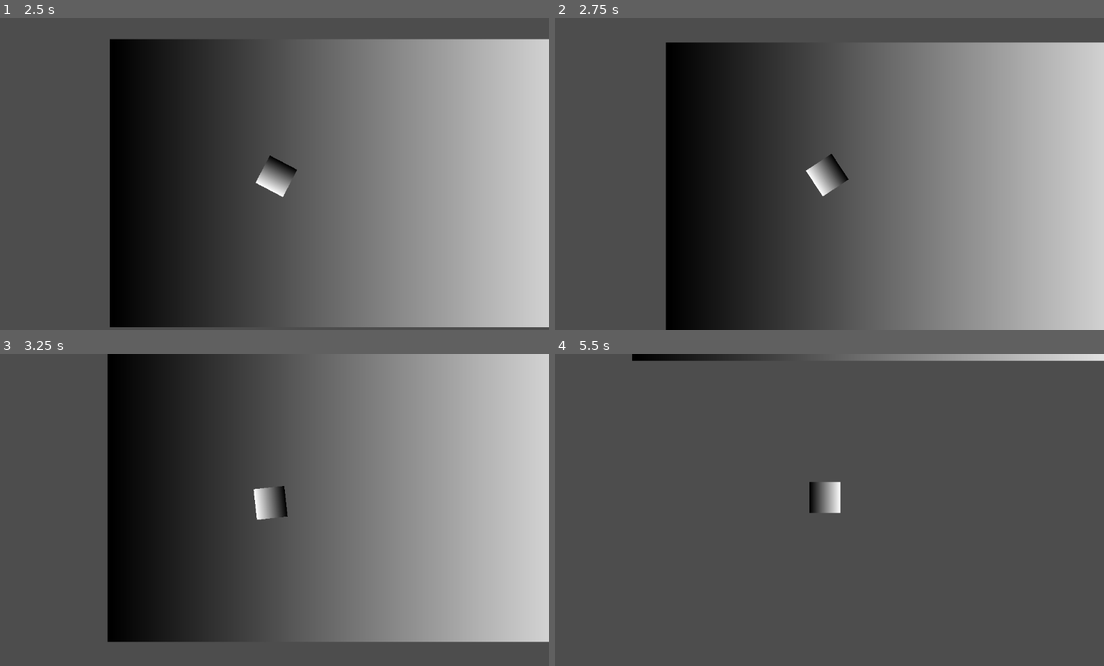
Above: before the commit, frames 1-4 (two rows, left to right).
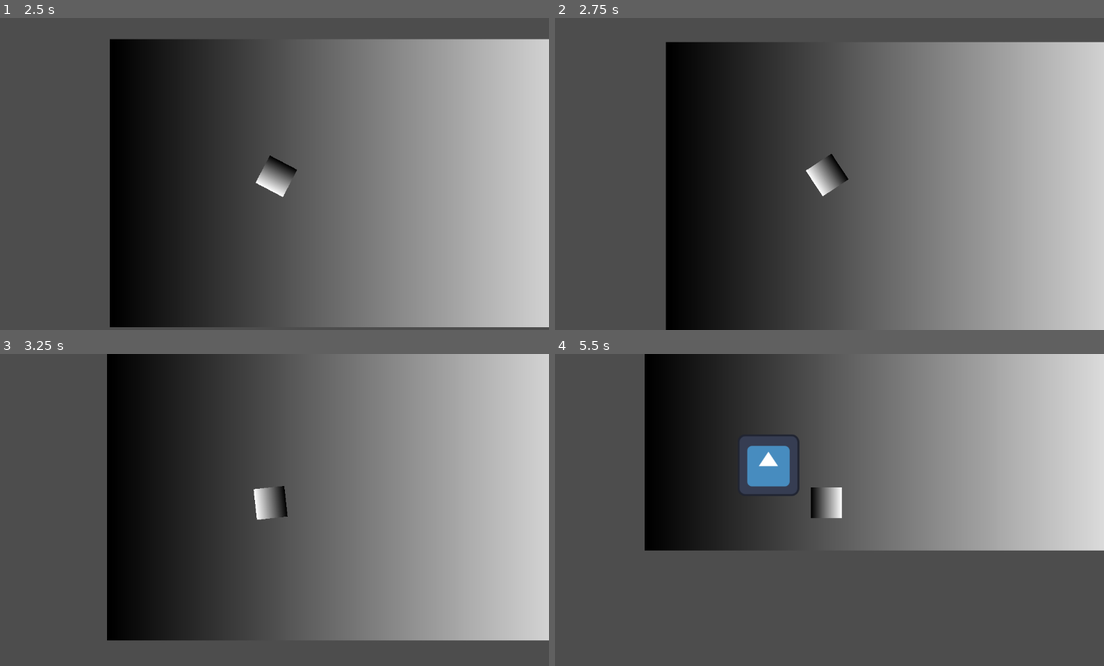
Above: after the commit, the same moments.

Repository: appellatebaton0/milkyway-1
Game: Godot game, scene res://scenes/main.tscn
Two runs of this game, one before a commit and one after it. Both use one fixed random seed, a clock stepped at 60 frames per second and the inputs below. The engine's default icon, where the game draws it, is replaced by a stand-in: a white triangle on a blue panel in a dark square.
Inputs:
- Up to frame 1 (2.5 s): tap Enter at 0.5 s; hold D (right) 0.53-1.28 s; hold S (down) 1.28-2.03 s; hold D (right) from 2.03 s (still down)
- Up to frame 2 (2.75 s): keep holding D (right)
- Up to frame 3 (3.25 s): release D (right) at 2.78 s; hold W (up) from 2.78 s (still down)
- Up to frame 4 (5.5 s): release W (up) at 3.53 s; hold A (left) 3.53-5.03 s; hold S (down) from 5.03 s (still down)

Frame 1 is identical in both runs. In frame 2, less than 0.1% of the frame differs, in the area x 45-100%, y 7-58%; in frame 3, 0.4%; in frame 4, 41%, in the area x 14-100%, y 0-64%.

Commit message:
H4.8 - Spawners!
- SpawnerBits are, as far as I can tell, fully functional! That did not take nearly as long as I worried it would.
- Next, I need to get AreaBits so I can make things you can pick up by colliding with.

Diff:
--- /dev/null
+++ b/scenes/enemy.tscn
@@ -0,0 +1,10 @@
+[gd_scene load_steps=3 format=3 uid="uid://chtyhmq2k76yo"]
+
+[ext_resource type="Script" uid="uid://cvqf1hrebc04p" path="res://scripts/bot.gd" id="1_md0e3"]
+[ext_resource type="Texture2D" uid="uid://b8upwo8oqabtb" path="res://icon.svg" id="2_4ra3w"]
+
+[node name="Enemy" type="Node2D"]
+script = ExtResource("1_md0e3")
+
+[node name="Sprite2D" type="Sprite2D" parent="."]
+texture = ExtResource("2_4ra3w")
--- a/scenes/main.tscn
+++ b/scenes/main.tscn
@@ -14,6 +14,9 @@
 [ext_resource type="Script" uid="uid://4ivi36601ppp" path="res://scripts/values/node/bit_node.gd" id="11_trceg"]
 [ext_resource type="Script" uid="uid://bslmamakq2ao5" path="res://scripts/values/node/group_node.gd" id="12_eb6dy"]
 [ext_resource type="Script" uid="uid://donf4y4qkpwsw" path="res://scripts/bits/spawner.gd" id="14_a8y0u"]
+[ext_resource type="Script" uid="uid://b55vjdqvt4nkj" path="res://scripts/values/packed_scene/manual_packedscene.gd" id="15_jkv2x"]
+[ext_resource type="Script" uid="uid://dc8sod06feafh" path="res://scripts/values/float/manual_float.gd" id="16_jbj1t"]
+[ext_resource type="PackedScene" uid="uid://chtyhmq2k76yo" path="res://scenes/enemy.tscn" id="16_muem4"]
 
 [sub_resource type="Gradient" id="Gradient_0wfyh"]
 
@@ -111,7 +114,25 @@
 [node name="Camera2D" type="Camera2D" parent="Camera"]
 
 [node name="Spawner" type="Node2D" parent="."]
+position = Vector2(-269, 135)
 script = ExtResource("1_o5qli")
 
-[node name="Node2D" type="Node2D" parent="Spawner"]
+[node name="Node2D" type="Node2D" parent="Spawner" node_paths=PackedStringArray("scene", "interval")]
 script = ExtResource("14_a8y0u")
+scene = NodePath("ManualPackedScene")
+interval = NodePath("ManualFloat")
+
+[node name="ManualPackedScene" type="Node" parent="Spawner/Node2D"]
+script = ExtResource("15_jkv2x")
+response = ExtResource("16_muem4")
+metadata/_custom_type_script = "uid://b55vjdqvt4nkj"
+
+[node name="ManualFloat" type="Node" parent="Spawner/Node2D"]
+script = ExtResource("16_jbj1t")
+response = 5.0
+metadata/_custom_type_script = "uid://dc8sod06feafh"
+
+[node name="ManualNode" type="Node" parent="Spawner/Node2D" node_paths=PackedStringArray("response")]
+script = ExtResource("5_tefeu")
+response = NodePath("../../..")
+metadata/_custom_type_script = "uid://b1o48vkwquyxs"
--- a/scripts/bits/movebits/control_bits/vehicle_control.gd
+++ b/scripts/bits/movebits/control_bits/vehicle_control.gd
@@ -50,8 +50,7 @@
 	if bot.is_class("Node2D"):
 		bot.rotate(deg_to_rad(rotation_speed * delta))
 
-		if abs(move_speed) > abs(master.mover.velocity.y):
-			master.mover.velocity = Vector2(0, move_speed).rotated(bot.rotation)
+		master.mover.velocity = Vector2(0, move_speed).rotated(bot.rotation)
 
 
 func phys_inactive(_delta:float) -> void:
--- a/scripts/bits/spawner.gd
+++ b/scripts/bits/spawner.gd
@@ -10,7 +10,14 @@
 ## The rotation to spawn the nodes with (degrees).
 @export var spawn_rotation:FloatValue
 
+## The interval between spawns.
+@export var interval:FloatValue
+var current_interval := -1.0 ## The current interval. When the timer reaches this, it's updated by [interval] and the timer is reset.
+var timer := 0.0
 
+## Sets a limit on how many times the node can be spawned; -1 is infinite.
+@export var spawn_limit := -1
+var spawns := 0
 
 ## Attempt to create and return a new node.
 func spawn_new() -> Node:
@@ -60,3 +67,28 @@
 		new.rotation = rotation_v
 
 	return new
+
+## Try to get a new interval.
+func renew_interval() -> void:
+	if interval != null:
+		var val = interval.value()
+		if val != null:
+			current_interval = val
+
+func _ready() -> void:
+	renew_interval()
+
+	timer = current_interval
+
+func _process(delta: float) -> void:
+
+	if current_interval >= 0: # If a valid interval exists
+
+		timer = move_toward(timer, 0, delta)
+
+		if timer <= 0:
+			spawn_new()
+
+			renew_interval()
+
+			timer = current_interval
--- a/scripts/values/float/manual_float.gd
+++ b/scripts/values/float/manual_float.gd
@@ -1,5 +1,5 @@
 class_name ManualFloat extends FloatValue
-## What do I do?
+## Returns a given float.
 
 ## The float to return.
 @export var response := 0.0
--- a/scripts/values/node/manual_node.gd
+++ b/scripts/values/node/manual_node.gd
@@ -1,5 +1,5 @@
 class_name ManualNode extends NodeValue
-## Returns a given Node
+## Returns a given Node.
 
 ## The node to return.
 @export var response:Node
--- a/scripts/values/packed_scene/manual_packedscene.gd
+++ b/scripts/values/packed_scene/manual_packedscene.gd
@@ -1,6 +1,7 @@
 class_name ManualPackedScene extends PackedSceneValue
-## Responds with a given PackedScene
+## Returns a given PackedScene.
 
+## The PackedScene to respond with.
 @export var response:PackedScene
 
 func value() -> PackedScene:
--- a/scripts/values/vector2/position_vec2.gd
+++ b/scripts/values/vector2/position_vec2.gd
@@ -3,10 +3,15 @@
 
 ## The node to use.
 @export var node:NodeValue
+var real_node:Node
 ## Whether to use the local or global position.
 @export var local := false
 
 func _ready() -> void:
+	var me = self
+	if me is Node2D:
+		real_node = me
+
 	if node == null:
 		for child in get_children():
 			if child is NodeValue:
@@ -15,7 +20,7 @@
 
 func value() -> Vector2:
 	if node != null:
-		var res_node = node.value()
-		if res_node is Node2D:
-			return res_node.global_position if not local else res_node.position
+		real_node = node.value()
+	if real_node is Node2D:
+		return real_node.global_position if not local else real_node.position
 	return Vector2.ZERO
Not shown: 1 places in scenes/main.tscn that only renumber resources
